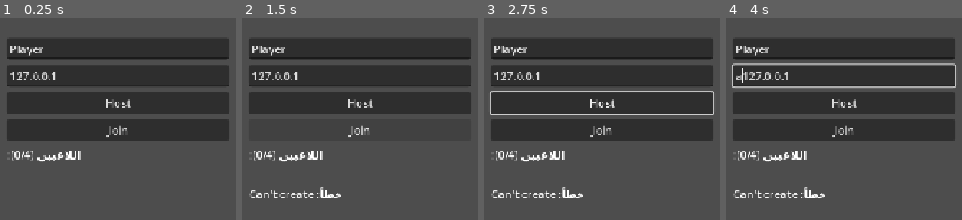
Above: before the commit, frames 1-4 (left to right).
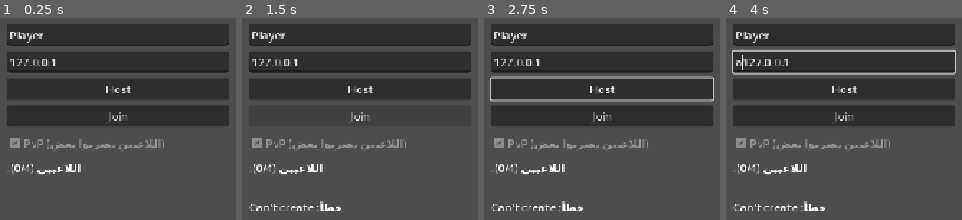
Above: after the commit, the same moments.

Repository: aser595/monstera_ship
Game: Godot game, scene res://scens/lobby.tscn
Same seed, same stepped clock (60 frames per second), same inputs: the game is played once before the commit and once after it.
Inputs (mouse positions are in pixels of both pictures, inside the frame that each line leads up to):
- Up to frame 1 (0.25 s): no input
- Up to frame 2 (1.5 s): click "Host" at 0.5 s; click "Join" at 1.25 s
- Up to frame 3 (2.75 s): move the mouse to (outside the picture) at 2.02 s; hold D (MOVE_RIGHT) from 2.03 s (still down); click (outside the picture) at 2.1 s; tap Up (ui_up) at 2.27 s
- Up to frame 4 (4 s): move the mouse to (outside the picture) at 2.77 s; click (outside the picture) at 2.85 s; tap Up (ui_up) at 3.02 s; tap Enter at 3.5 s; move the mouse to (924, 20) at 3.52 s; release D (MOVE_RIGHT) at 3.53 s; hold A (MOVE_LEFT) from 3.53 s (still down); click (924, 20) at 3.6 s

The runs differ from the first frame. In frame 1, 27% of the frame differs, in the area x 2-98%, y 2-78%; in frame 2, 20%; in frame 3, 30%; in frame 4, 31%, in the area x 2-98%, y 2-96%.

Commit message:
init

Diff:
--- a/character_body_2d.gd
+++ b/character_body_2d.gd
@@ -2,6 +2,13 @@
 
 const SPEED = 400.0
 const JUMP_VELOCITY = -300.0
+
+# --- القتال ---
+const MAX_HEALTH := 100
+const ATTACK_DAMAGE := 20
+const HIT_FRAME := 2            # رقم فريم الأنيميشن اللي الضربة بتتحسب عنده
+const HITBOX_OFFSET_X := 40.0   # بُعد الهيت بوكس عن مركز اللاعب
+const RESPAWN_TIME := 2.0
 
 # لون مختلف لكل لاعب (حسب ترتيبه في اللوبي)
 const PLAYER_COLORS := [
@@ -14,12 +21,20 @@
 @onready var animated_sprite: AnimatedSprite2D = $AnimatedSprite2D
 @onready var name_label: Label = $NameLabel
 @onready var camera: Camera2D = $Camera2D
+@onready var health_bar: ProgressBar = $HealthBar
+@onready var hitbox: Area2D = $Hitbox
 
 var is_attacking := false
-
-# بتتزامن عبر الـ MultiplayerSynchronizer عشان الباقي يشوفوا الأنيميشن
+var hit_done := false
+var base_color := Color.WHITE
+var _last_health := MAX_HEALTH
+var _base_hitbox_y := 0.0
+
+# بتتزامن عبر الـ MultiplayerSynchronizer عشان الباقي يشوفوا الأنيميشن والصحة
 var synced_anim: StringName = &"default"
 var synced_flip := false
+var health := MAX_HEALTH
+var is_dead := false
 
 
 func _enter_tree() -> void:
@@ -33,17 +48,40 @@
 	var index := maxi(ids.find(name.to_int()), 0)
 
 	name_label.text = Network.players.get(name.to_int(), {}).get("name", "?")
-	animated_sprite.modulate = PLAYER_COLORS[index % PLAYER_COLORS.size()]
+	base_color = PLAYER_COLORS[index % PLAYER_COLORS.size()]
+	animated_sprite.modulate = base_color
+
+	_setup_health_bar()
+	_base_hitbox_y = hitbox.position.y
+	_last_health = health
+	animated_sprite.frame_changed.connect(_on_frame_changed)
 
 	camera.enabled = is_multiplayer_authority()
 	if is_multiplayer_authority():
 		camera.make_current()
-		var spawn := get_tree().current_scene.get_node_or_null("SpawnPoint") as Node2D
-		var base := spawn.global_position if spawn else global_position
-		global_position = base + Vector2(index * 80, 0)
+		global_position = _spawn_position()
+
+
+func _spawn_position() -> Vector2:
+	var ids := Network.players.keys()
+	ids.sort()
+	var index := maxi(ids.find(name.to_int()), 0)
+	var spawn := get_tree().current_scene.get_node_or_null("SpawnPoint") as Node2D
+	var base := spawn.global_position if spawn else global_position
+	return base + Vector2(index * 80, 0)
 
 
 func _process(_delta: float) -> void:
+	# الصحة + الظهور (كل الـ peers)
+	health_bar.value = health
+	_update_bar_color()
+	animated_sprite.visible = not is_dead
+	health_bar.visible = not is_dead
+	name_label.visible = not is_dead
+	if health < _last_health and not is_dead:
+		_flash_hurt()
+	_last_health = health
+
 	# اللاعبين التانيين: بس بنعرض اللي جاي من الشبكة
 	if is_multiplayer_authority():
 		return
@@ -61,6 +99,12 @@
 	if not is_on_floor():
 		velocity += get_gravity() * delta
 
+	# لو ميت: مفيش تحكم
+	if is_dead:
+		velocity.x = 0
+		move_and_slide()
+		return
+
 	# الهجوم
 	if Input.is_action_just_pressed("ATTACK") and not is_attacking:
 		attack()
@@ -72,11 +116,12 @@
 	# اتجاه الحركة
 	var direction := Input.get_axis("MOVE_LEFT", "MOVE_RIGHT")
 
-	# قلب الشخصية
-	if direction > 0:
-		animated_sprite.flip_h = false
-	elif direction < 0:
-		animated_sprite.flip_h = true
+	# قلب الشخصية (مش بنقلب وقت الهجوم عشان الهيت بوكس ما يتلخبطش)
+	if not is_attacking:
+		if direction > 0:
+			animated_sprite.flip_h = false
+		elif direction < 0:
+			animated_sprite.flip_h = true
 	synced_flip = animated_sprite.flip_h
 
 	# الأنيميشن (بس لو مش بيهاجم)
@@ -102,8 +147,92 @@
 	synced_anim = anim
 
 
+# ---------- الهجوم ----------
+
 func attack() -> void:
 	is_attacking = true
+	hit_done = false
+	# حط الهيت بوكس قدام اللاعب حسب اتجاهه
+	var dir := -1.0 if animated_sprite.flip_h else 1.0
+	hitbox.position = Vector2(60.0 + HITBOX_OFFSET_X * dir, _base_hitbox_y)
 	_play("attack")
 	await animated_sprite.animation_finished
 	is_attacking = false
+
+
+func _on_frame_changed() -> void:
+	if not is_multiplayer_authority() or is_dead:
+		return
+	if animated_sprite.animation == &"attack" and animated_sprite.frame == HIT_FRAME and not hit_done:
+		hit_done = true
+		_do_hit()
+
+
+func _do_hit() -> void:
+	if not Network.pvp_enabled:
+		return
+	for body in hitbox.get_overlapping_bodies():
+		if body == self or not body.is_in_group("players"):
+			continue
+		if body.is_dead:
+			continue
+		# الضرر بيتبعت لصاحب اللاعب المضروب (هو اللي بيخصم من صحته)
+		body.take_damage.rpc_id(body.get_multiplayer_authority(), ATTACK_DAMAGE)
+
+
+## بتتنفذ عند صاحب اللاعب المضروب بس
+@rpc("any_peer", "call_remote", "reliable")
+func take_damage(amount: int) -> void:
+	if not is_multiplayer_authority() or is_dead:
+		return
+	if not Network.pvp_enabled:
+		return
+	var sender := multiplayer.get_remote_sender_id()
+	if sender != 0 and not Network.players.has(sender):
+		return
+	health = maxi(health - amount, 0)
+	if health <= 0:
+		_die()
+
+
+func _die() -> void:
+	is_dead = true
+	is_attacking = false
+	velocity = Vector2.ZERO
+	await get_tree().create_timer(RESPAWN_TIME).timeout
+	health = MAX_HEALTH
+	global_position = _spawn_position()
+	is_dead = false
+
+
+# ---------- الهيلث بار ----------
+
+func _setup_health_bar() -> void:
+	health_bar.min_value = 0
+	health_bar.max_value = MAX_HEALTH
+	health_bar.show_percentage = false
+	var bg := StyleBoxFlat.new()
+	bg.bg_color = Color(0.1, 0.1, 0.1, 0.8)
+	health_bar.add_theme_stylebox_override("background", bg)
+	var fill := StyleBoxFlat.new()
+	fill.bg_color = Color(0.2, 0.85, 0.3)
+	health_bar.add_theme_stylebox_override("fill", fill)
+
+
+func _update_bar_color() -> void:
+	var fill := health_bar.get_theme_stylebox("fill") as StyleBoxFlat
+	if fill == null:
+		return
+	var ratio := float(health) / MAX_HEALTH
+	if ratio > 0.6:
+		fill.bg_color = Color(0.2, 0.85, 0.3)
+	elif ratio > 0.3:
+		fill.bg_color = Color(0.95, 0.8, 0.2)
+	else:
+		fill.bg_color = Color(0.9, 0.2, 0.2)
+
+
+func _flash_hurt() -> void:
+	animated_sprite.modulate = Color(1, 0.3, 0.3)
+	var t := create_tween()
+	t.tween_property(animated_sprite, "modulate", base_color, 0.25)
--- a/scens/character_body_2d.tscn
+++ b/scens/character_body_2d.tscn
@@ -147,6 +147,9 @@
 [sub_resource type="CircleShape2D" id="CircleShape2D_i42b4"]
 radius = 15.033297
 
+[sub_resource type="RectangleShape2D" id="RectangleShape2D_hitbox"]
+size = Vector2(56, 60)
+
 [sub_resource type="SceneReplicationConfig" id="SceneReplicationConfig_sync"]
 properties/0/path = NodePath(".:position")
 properties/0/spawn = true
@@ -157,8 +160,14 @@
 properties/2/path = NodePath(".:synced_flip")
 properties/2/spawn = true
 properties/2/replication_mode = 2
-
-[node name="player" type="CharacterBody2D" unique_id=910050726]
+properties/3/path = NodePath(".:health")
+properties/3/spawn = true
+properties/3/replication_mode = 2
+properties/4/path = NodePath(".:is_dead")
+properties/4/spawn = true
+properties/4/replication_mode = 2
+
+[node name="player" type="CharacterBody2D" unique_id=910050726 groups=["players"]]
 collision_layer = 2
 collision_mask = 1
 script = ExtResource("1_iherx")
@@ -186,5 +195,21 @@
 text = "Player"
 horizontal_alignment = 1
 
+[node name="HealthBar" type="ProgressBar" parent="."]
+offset_left = 30.0
+offset_top = -108.0
+offset_right = 90.0
+offset_bottom = -100.0
+value = 100.0
+show_percentage = false
+
+[node name="Hitbox" type="Area2D" parent="."]
+position = Vector2(100, -35)
+collision_layer = 0
+collision_mask = 2
+
+[node name="CollisionShape2D" type="CollisionShape2D" parent="Hitbox"]
+shape = SubResource("RectangleShape2D_hitbox")
+
 [node name="MultiplayerSynchronizer" type="MultiplayerSynchronizer" parent="."]
 replication_config = SubResource("SceneReplicationConfig_sync")
--- a/scens/game.tscn
+++ b/scens/game.tscn
@@ -1,7 +1,6 @@
 [gd_scene format=3 uid="uid://ck2lxyypkrpto"]
 
 [ext_resource type="Script" uid="uid://cqgjao2u22lek" path="res://scripts/game.gd" id="1_game"]
-[ext_resource type="PackedScene" uid="uid://cmxxjx72qkcah" path="res://scens/player_2.tscn" id="2_ulfje"]
 
 [sub_resource type="PhysicsMaterial" id="PhysicsMaterial_i42b4"]
 
@@ -28,8 +27,3 @@
 [node name="CollisionShape2D" type="CollisionShape2D" parent="StaticBody2D" unique_id=1741556931]
 position = Vector2(580, -39)
 shape = SubResource("RectangleShape2D_iherx")
-
-[node name="player 2" parent="StaticBody2D" unique_id=1036231598 instance=ExtResource("2_ulfje")]
-position = Vector2(-116, -57)
-rotation = 6.282295
-scale = Vector2(1.4402661, 1.1476632)
--- a/scripts/lobby.gd
+++ b/scripts/lobby.gd
@@ -6,6 +6,7 @@
 var host_btn: Button
 var join_btn: Button
 var start_btn: Button
+var pvp_check: CheckBox
 var players_label: Label
 var status_label: Label
 
@@ -41,6 +42,14 @@
 	join_btn.pressed.connect(_on_join)
 	box.add_child(join_btn)
 
+	# خانة الـ PvP: الهوست بس هو اللي يقدر يغيرها
+	pvp_check = CheckBox.new()
+	pvp_check.text = "PvP (اللاعبين يضربوا بعض)"
+	pvp_check.button_pressed = Network.pvp_enabled
+	pvp_check.disabled = true
+	pvp_check.toggled.connect(func(on: bool): Network.set_pvp(on))
+	box.add_child(pvp_check)
+
 	players_label = Label.new()
 	box.add_child(players_label)
 
@@ -54,6 +63,7 @@
 	box.add_child(start_btn)
 
 	Network.players_changed.connect(_refresh)
+	Network.settings_changed.connect(_refresh_pvp)
 	Network.connection_failed.connect(func(): status_label.text = "فشل الاتصال")
 	_refresh()
 
@@ -81,5 +91,13 @@
 		lines.append("• " + Network.players[id]["name"])
 	players_label.text = "اللاعبين (%d/%d):\n%s" % [Network.players.size(), Network.MAX_PLAYERS, "\n".join(lines)]
 	start_btn.visible = multiplayer.is_server() and not Network.players.is_empty()
+	_refresh_pvp()
 	if Network.players.is_empty():
 		_set_buttons_enabled(true)
+
+
+func _refresh_pvp() -> void:
+	pvp_check.set_pressed_no_signal(Network.pvp_enabled)
+	# بس الهوست (السيرفر) يقدر يلمس الخانة
+	var is_host := multiplayer.has_multiplayer_peer() and multiplayer.is_server() and not Network.players.is_empty()
+	pvp_check.disabled = not is_host
--- a/scripts/network.gd
+++ b/scripts/network.gd
@@ -9,10 +9,12 @@
 signal players_changed
 signal connection_failed
 signal all_players_loaded
+signal settings_changed
 
 var players := {}          # peer_id -> {"name": String}
 var my_name := "Player"
 var players_loaded := 0
+var pvp_enabled := true     # الهوست بس هو اللي بيغيرها من اللوبي
 
 
 func _ready() -> void:
@@ -36,6 +38,7 @@
 	players.clear()
 	players[1] = {"name": player_name}   # الهوست دايماً id = 1
 	players_changed.emit()
+	settings_changed.emit()
 	return OK
 
 
@@ -69,12 +72,25 @@
 	var id := multiplayer.get_remote_sender_id()
 	players[id] = {"name": player_name}
 	_sync_players.rpc(players)
+	_sync_settings.rpc(pvp_enabled)   # اللاعب الجديد يعرف حالة الـ PvP
 
 
 @rpc("authority", "call_local", "reliable")
 func _sync_players(new_players: Dictionary) -> void:
 	players = new_players
 	players_changed.emit()
+
+
+## الهوست بيشغّل/بيقفل الـ PvP
+func set_pvp(enabled: bool) -> void:
+	if multiplayer.is_server():
+		_sync_settings.rpc(enabled)
+
+
+@rpc("authority", "call_local", "reliable")
+func _sync_settings(pvp: bool) -> void:
+	pvp_enabled = pvp
+	settings_changed.emit()
 
 
 func _on_peer_connected(_id: int) -> void:
